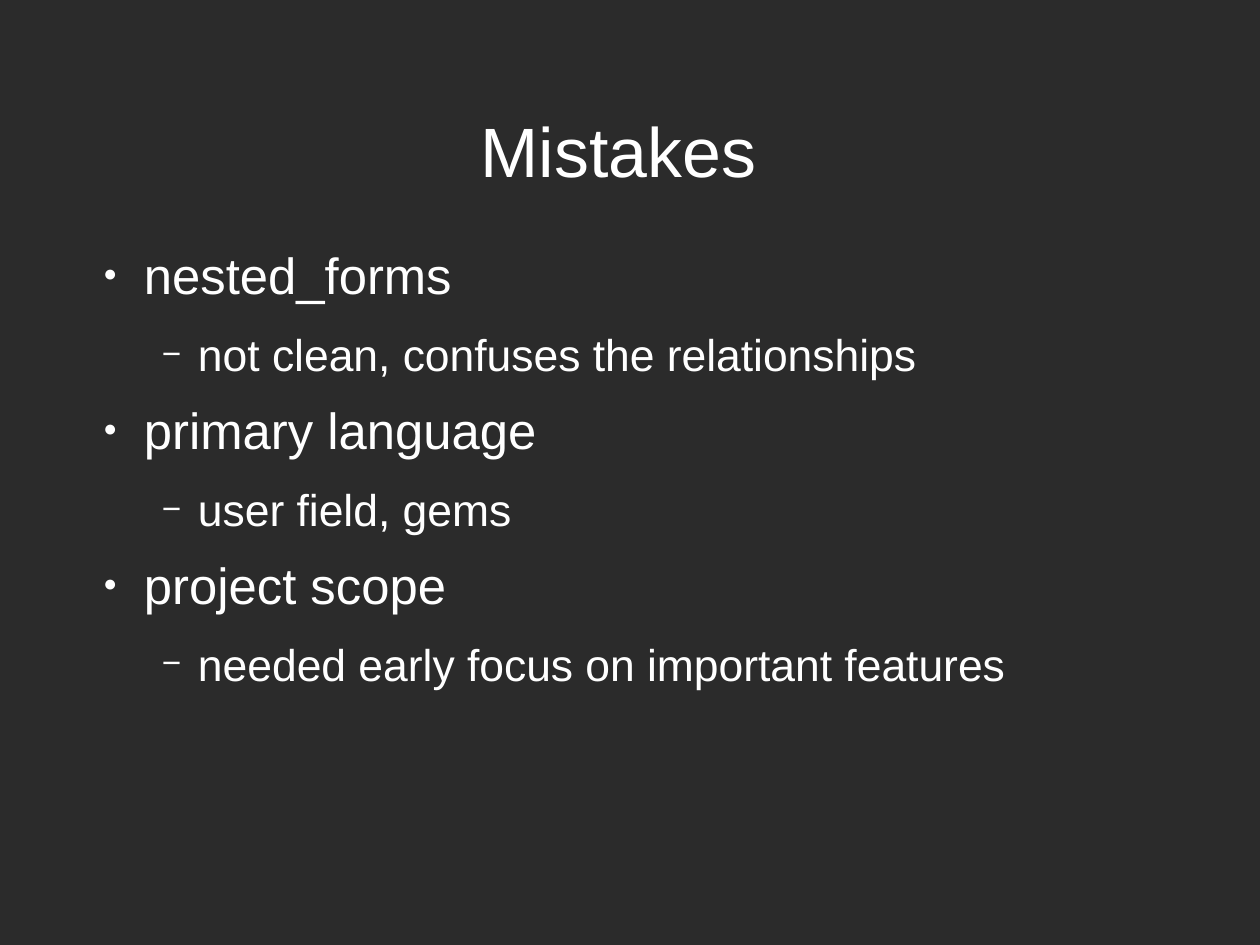
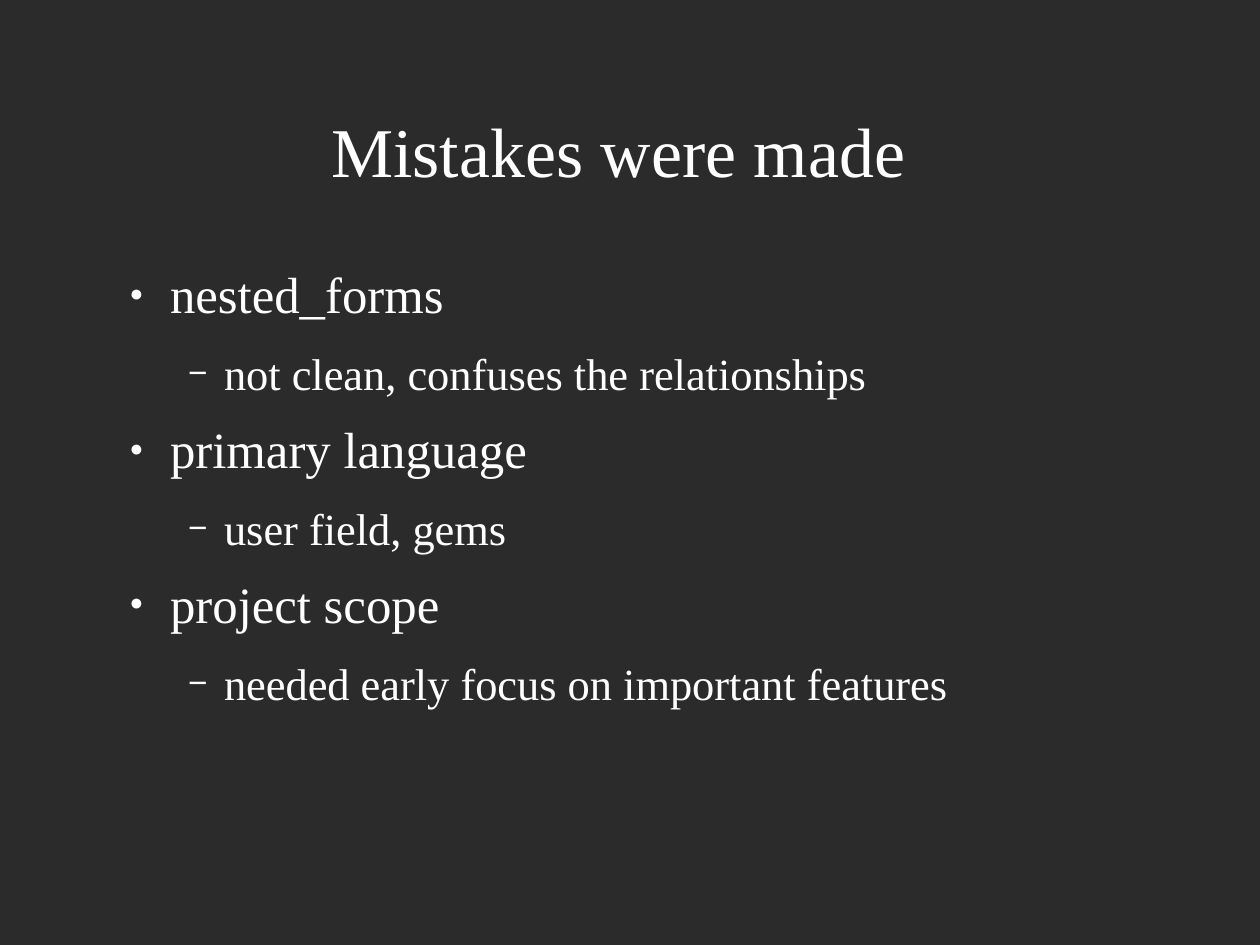
Before and after one commit to gduck/Project1, a slide deck: slide 9 of slides.odp (slide 7 before the commit). Drawn at 1260x945 pixels with LibreOffice and Linux fonts; fonts in the diff are those of the drawing; background and template pictures are left out; a plain dark background stands for a picture behind light text. Boxes give left, top, right and bottom in pixels: in the first picture for what was removed or moved away, otherwise in the second. Text is boxed around its words. In the diff, an @@ line names an element or a change of style, - is before the commit and + after.

```diff
--- a/slides.odp
+++ b/slides.odp
@@ title at box(331, 128, 905, 178): text changed; font Arial to Times New Roman @@
-Mistakes
+Mistakes were made
@@ text "nested_forms": place and size @@
-text "nested_forms" at box(144, 257, 1004, 690)
+text "nested_forms" at box(170, 277, 947, 709)
@@ text "nested_forms" at box(170, 277, 947, 709): font Arial to Times New Roman @@
```
Also in this commit, not shown: 5 other slides changed, 1 slide added, 1 slide removed, 1 other file.
